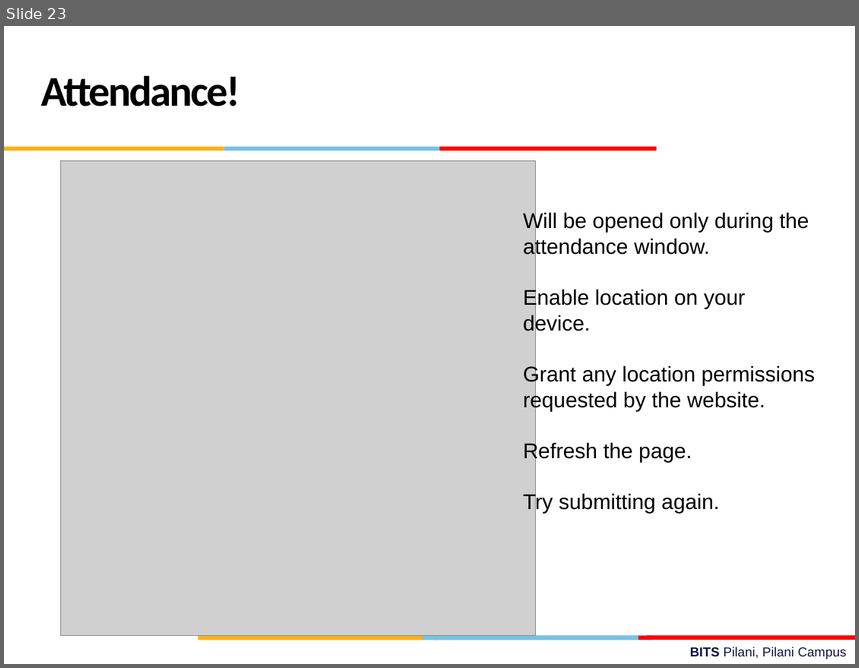
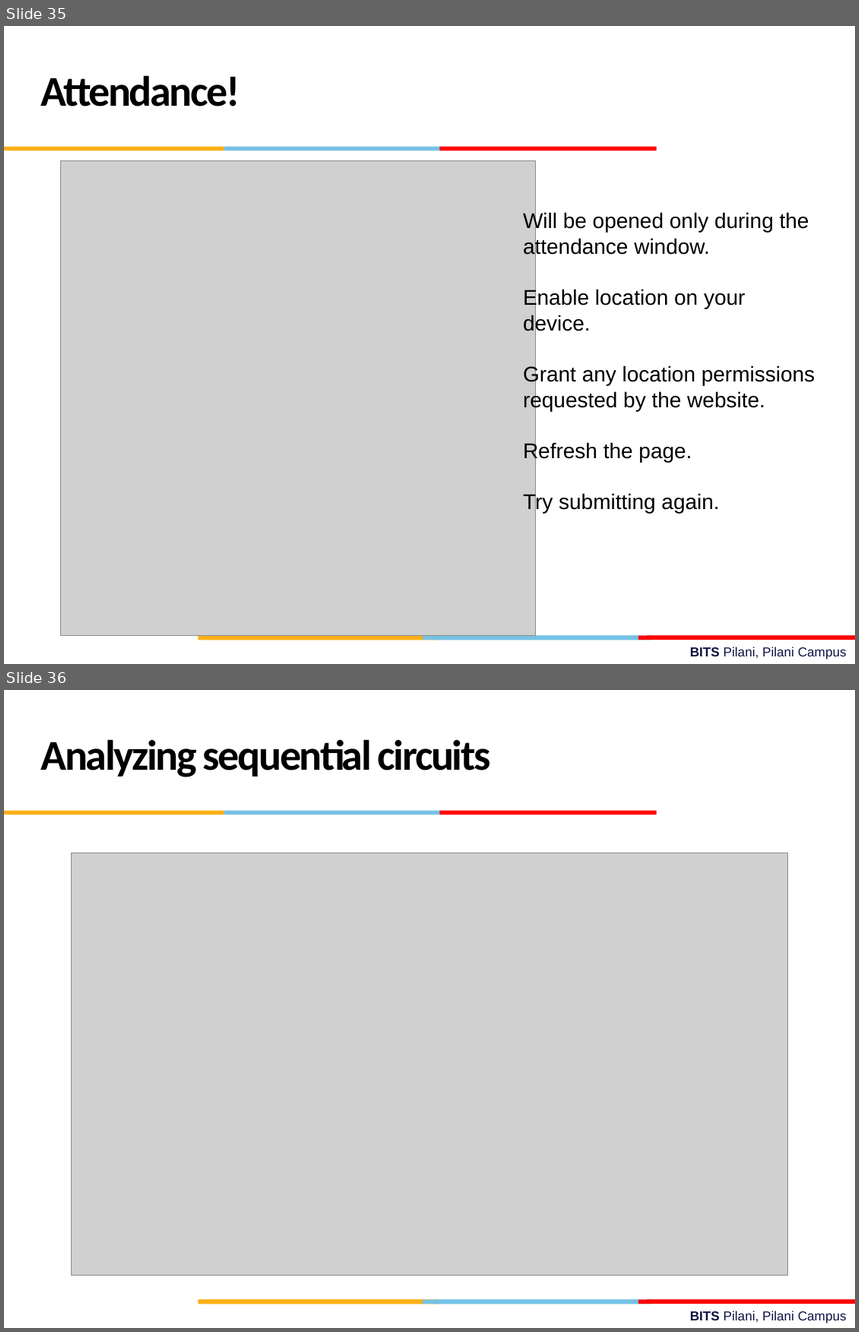
Before and after one commit to csndl-iitd/f2152025, a slide deck: Lec-14-15.pptx. Shown one above the other, each under a label of ours: slide 23 before the commit, slides 35 and 36 after it. The pictures are 859x668 and 859x1332 pixels, drawn with LibreOffice and Linux fonts; fonts in the diff are those of the drawing; grey boxes stand for pictures; background and template pictures are left out. Boxes give left, top, right and bottom in pixels: in the first picture for what was removed or moved away, otherwise in the second. Text is boxed around its words. In the diff, an @@ line names an element or a change of style, - is before the commit and + after.

Commit message:
analysis of sequential circuits

```diff
--- a/Lec-14-15.pptx
+++ b/Lec-14-15.pptx
@@ slide 36 added at <box>4,690,855,1328</box>, background #FFFFFF; not listed: 10 template elements that a slide beside it also shows @@
@@ text added at <box>41,739,491,777</box>, 36 pt, text #000000, bold @@
+Analyzing sequential circuits
@@ picture added at <box>71,853,788,1276</box> @@
@@ what was slide 23 is now slide 35 @@
```
Also in this commit, not shown: 11 other slides added.
